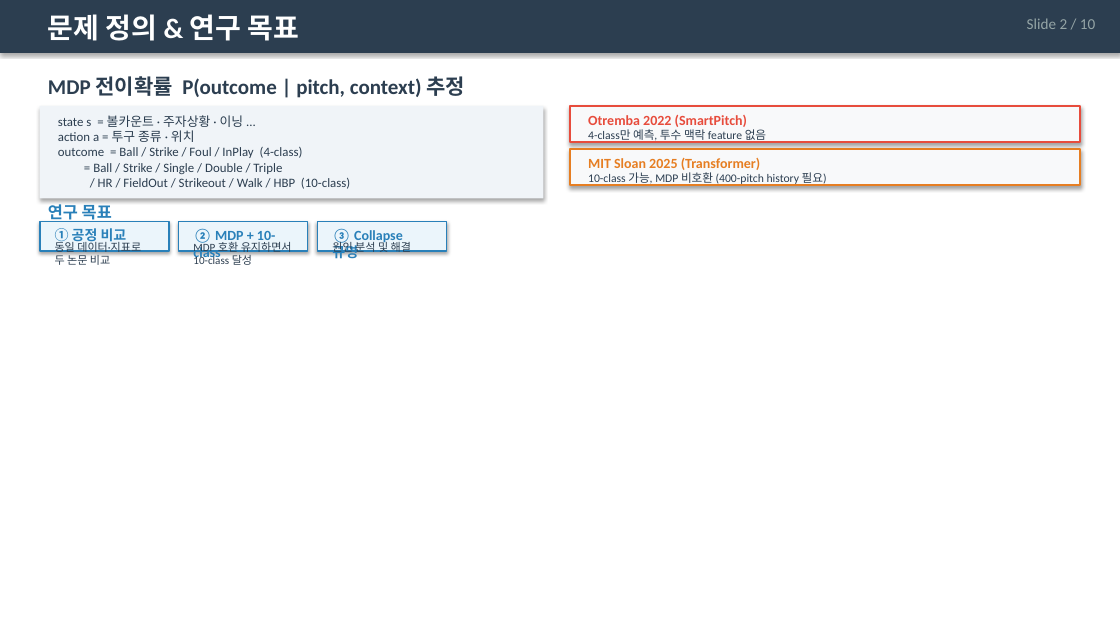
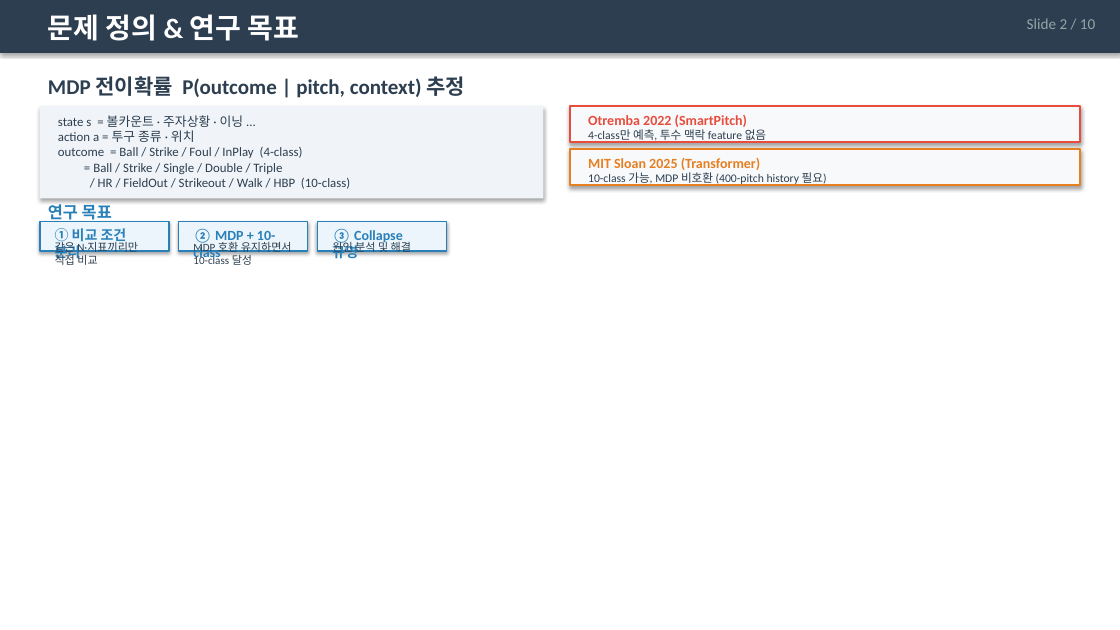
Before and after one commit to Pitcheezy/transition-models, a slide deck: slide 2 of outputs/SmartPitch_TransitionModels_Presentation.pptx. Drawn at 1120x630 pixels with LibreOffice and Linux fonts; fonts in the diff are those of the drawing. Boxes give left, top, right and bottom in pixels: in the first picture for what was removed or moved away, otherwise in the second. Text is boxed around its words. In the diff, an @@ line names an element or a change of style, - is before the commit and + after.

```diff
--- a/outputs/SmartPitch_TransitionModels_Presentation.pptx
+++ b/outputs/SmartPitch_TransitionModels_Presentation.pptx
@@ text at (x1=55, y1=228, x2=127, y2=261): text changed @@
-① 공정 비교
+① 비교 조건 분리
@@ text at (x1=55, y1=240, x2=138, y2=268): text changed @@
-동일 데이터·지표로 두 논문 비교
+같은 N·지표끼리만 직접 비교
```
Also in this commit, not shown: 5 other slides changed, 4 other files.
